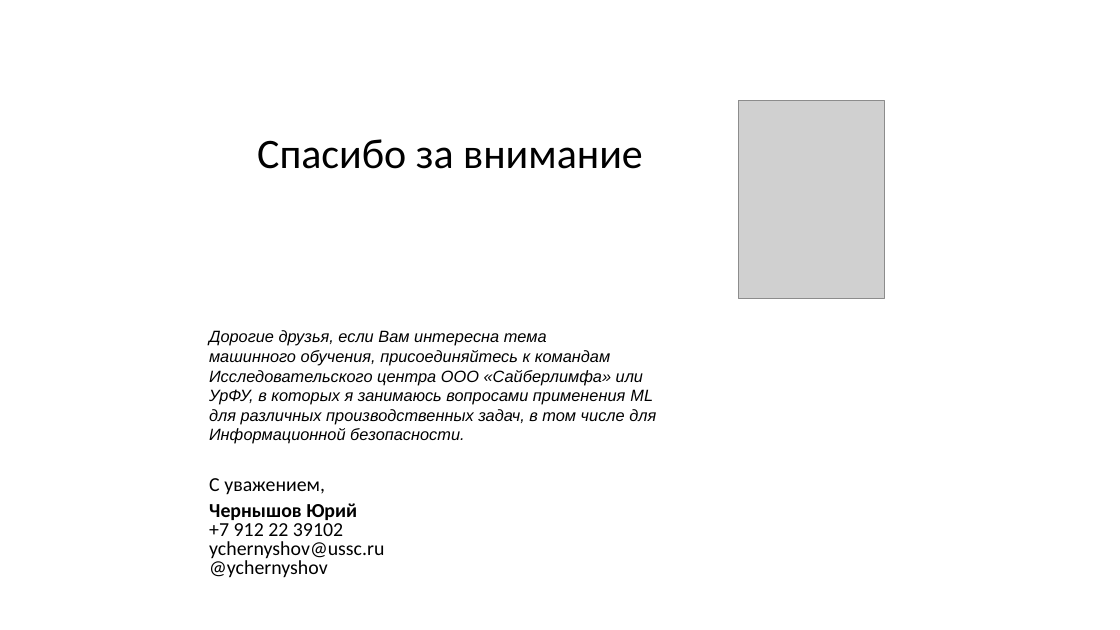
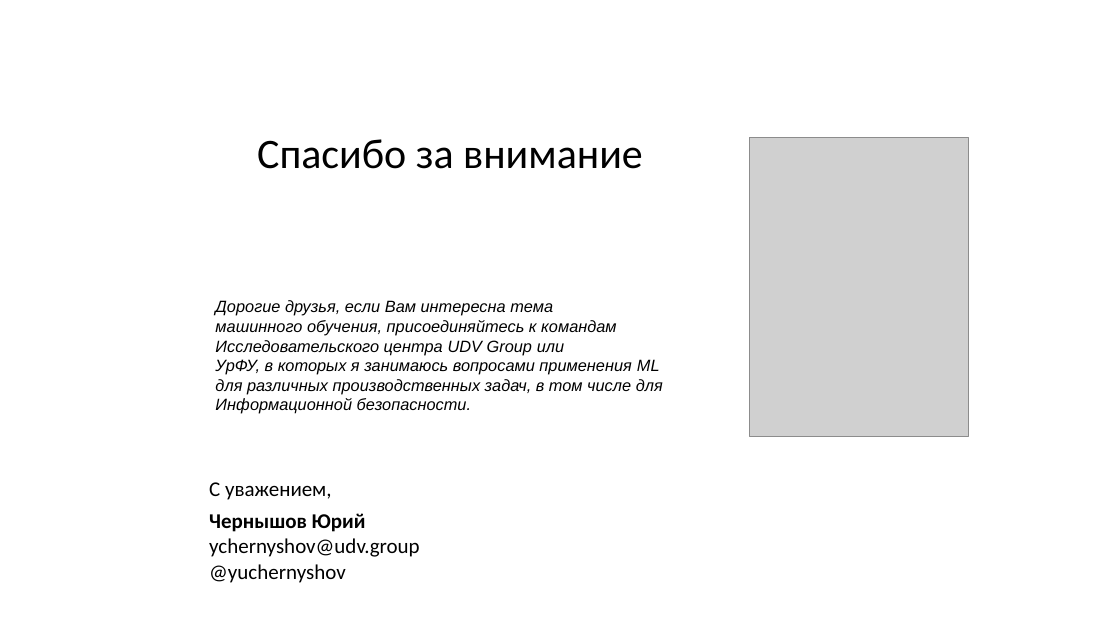
Before and after one commit to CyberLympha/Data-Science-Course, a slide deck: slide 28 of презентации/Рекуррентные нейронные сети.ppt (slide 20 before the commit). Drawn at 1120x630 pixels with LibreOffice and Linux fonts; fonts in the diff are those of the drawing; grey boxes stand for pictures. Boxes give left, top, right and bottom in pixels: in the first picture for what was removed or moved away, otherwise in the second. Text is boxed around its words. In the diff, an @@ line names an element or a change of style, - is before the commit and + after.

```diff
--- a/презентации/Рекуррентные нейронные сети.ppt
+++ b/презентации/Рекуррентные нейронные сети.ppt
@@ picture: place and size @@
-picture at <box>739,100,884,298</box>
+picture at <box>749,138,968,437</box>
@@ text "Дорогие друзья, если Вам интересна ...": place and size @@
-text "Дорогие друзья, если Вам интересна ..." at <box>209,330,656,444</box>
+text "Дорогие друзья, если Вам интересна ..." at <box>215,300,663,414</box>
@@ text at <box>215,340,564,355</box>: text changed @@
-Исследовательского центра ООО «Сайберлимфа» или
+Исследовательского центра UDV Group или
@@ text at <box>209,482,366,532</box>: size 17 to 18 pt in "С уважением,", "Чернышов Юрий"; line spacing 0.7 to 0.9 @@
@@ text at <box>209,538,419,583</box>: text changed; size 17 to 18 pt @@
-+7 912 22 39102
-ychernyshov@ussc.ru
-@ychernyshov
+ychernyshov@udv.group
+@yuchernyshov
```
Also in this commit, not shown: 2 other slides changed, 8 slides added, 12 other files.
